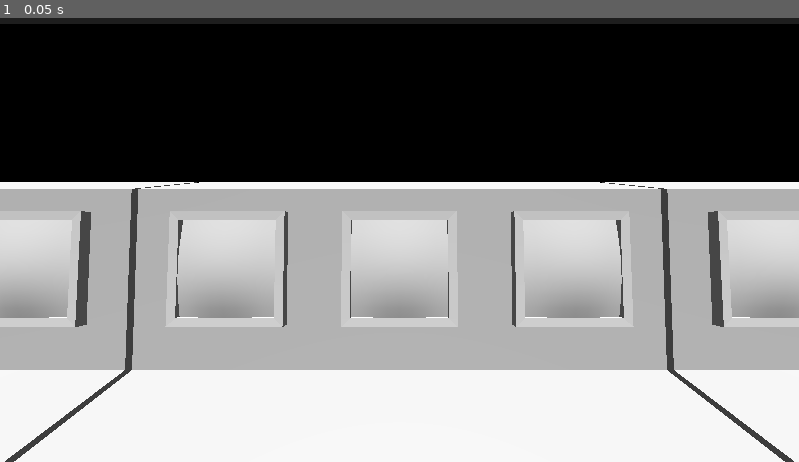
Above: before the commit, frame 1.
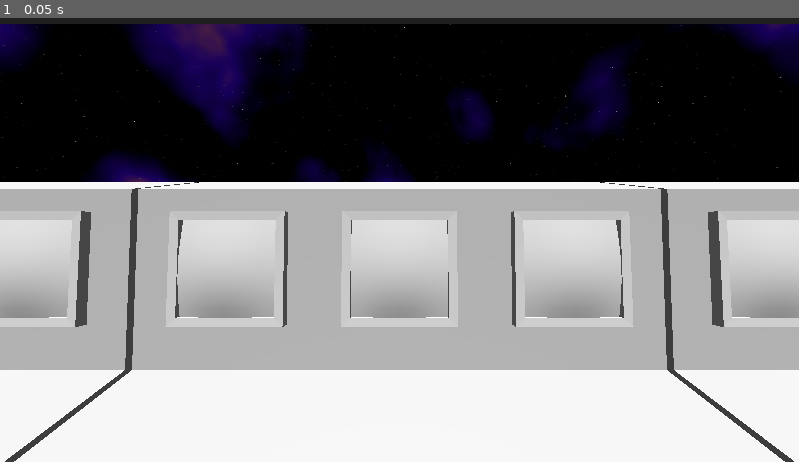
Above: after the commit, the same moment.

Repository: tmrupp/LD59
Game: Godot game, scene res://Scenes/command_center.tscn
Same seed, same stepped clock (60 frames per second), same inputs: the game is played once before the commit and once after it. This scene is started directly instead of the project's main scene.
Inputs:
- Up to frame 1 (0.05 s): no input

The runs differ from the first frame. In frame 1, 6.2% of the frame differs, in the area x 0-100%, y 1-37%.

Commit message:
Add space skybox

Diff:
--- /dev/null
+++ b/Resources/sky_gradient_1.tres
@@ -0,0 +1,5 @@
+[gd_resource type="Gradient" format=3 uid="uid://c43t8nwhx1jf0"]
+
+[resource]
+offsets = PackedFloat32Array(0, 0.4229249, 0.67193675, 1)
+colors = PackedColorArray(0, 0, 0, 1, 0, 0, 0, 1, 0.090193845, 2.529271e-05, 0.3544664, 1, 0.0006394652, 0, 0.37308142, 1)
--- /dev/null
+++ b/Resources/sky_gradient_2.tres
@@ -0,0 +1,5 @@
+[gd_resource type="Gradient" format=3 uid="uid://j5hyt830gljn"]
+
+[resource]
+offsets = PackedFloat32Array(0, 0.64426875, 0.85375494, 1)
+colors = PackedColorArray(0, 0, 0, 0, 0.12648222, 0.12648222, 0, 0.12648222, 1, 0.49803922, 0, 0.78431374, 1, 1, 1, 0.78431374)
--- /dev/null
+++ b/Resources/space_sky.gdshader
@@ -0,0 +1,85 @@
+shader_type sky;
+
+uniform float noise_weight;
+uniform float noise_bias;
+uniform float noise_frequency;
+uniform sampler2D star_light_texture : repeat_enable;
+uniform float star_density;
+
+const int ARR_LEN = 4;
+
+const float grad_1_marks[ARR_LEN] = float[](0.0, 0.4229249, 0.67193675, 1.0);
+const vec4 grad_1_colors[ARR_LEN] = vec4[](
+	vec4(0.0, 0.0, 0.0, 1.0), //black
+	vec4(0.0, 0.0, 0.0, 1.0), //black
+	vec4(0.090193845, 2.529271e-05, 0.3544664, 1.0), //purple
+	vec4(0.0006394652, 0.0, 0.37308142, 1.0) //blue
+);
+
+const float grad_2_marks[ARR_LEN] = float[](0.0, 0.64426875, 0.85375494, 1.0);
+const vec4 grad_2_colors[ARR_LEN] = vec4[](
+	vec4(0.0, 0.0, 0.0, 0.0), //transparent
+	vec4(0.12648222, 0.12648222, 0.0, 0.12648222), // mostly transparent slight yellow
+	vec4(1.0, 0.49803922, 0.0, 0.78431374), // partially transparent orange
+	vec4(1.0, 1.0, 1.0, 0.78431374) // partially transparent white
+);
+
+vec4 get_color(float[ARR_LEN] marks, vec4[ARR_LEN] colors, float n) {
+	int found_index = ARR_LEN - 1;
+	for (int i = 1; i < ARR_LEN; i++) {
+		if (n <= marks[i]) {
+			found_index = i;
+			break;
+		}
+	}
+	float mix_amount = (n - marks[found_index - 1]) / (marks[found_index] - marks[found_index - 1]);
+
+	return mix(colors[found_index - 1], colors[found_index], mix_amount);
+}
+
+vec3 hash(vec3 p) {
+    p = vec3(dot(p, vec3(127.1, 311.7, 74.7)),
+             dot(p, vec3(269.5, 183.3, 246.1)),
+             dot(p, vec3(113.5, 271.9, 124.6)));
+
+    return -1.0 + 2.0 * fract(sin(p) * 43758.5453123);
+}
+
+float noise(vec3 p) {
+	  vec3 i = floor(p);
+  vec3 f = fract(p);
+  vec3 u = f * f * (3.0 - 2.0 * f);
+
+  return mix(mix(mix(dot(hash(i + vec3(0.0, 0.0, 0.0)), f - vec3(0.0, 0.0, 0.0)),
+                     dot(hash(i + vec3(1.0, 0.0, 0.0)), f - vec3(1.0, 0.0, 0.0)), u.x),
+                 mix(dot(hash(i + vec3(0.0, 1.0, 0.0)), f - vec3(0.0, 1.0, 0.0)),
+                     dot(hash(i + vec3(1.0, 1.0, 0.0)), f - vec3(1.0, 1.0, 0.0)), u.x), u.y),
+             mix(mix(dot(hash(i + vec3(0.0, 0.0, 1.0)), f - vec3(0.0, 0.0, 1.0)),
+                     dot(hash(i + vec3(1.0, 0.0, 1.0)), f - vec3(1.0, 0.0, 1.0)), u.x),
+                 mix(dot(hash(i + vec3(0.0, 1.0, 1.0)), f - vec3(0.0, 1.0, 1.0)),
+                     dot(hash(i + vec3(1.0, 1.0, 1.0)), f - vec3(1.0, 1.0, 1.0)), u.x), u.y), u.z );
+}
+
+void sky() {
+	float theta = SKY_COORDS.y * PI;
+	float phi = SKY_COORDS.x * TAU;
+	vec3 unit = vec3(0.0, 0.0, 0.0);
+
+	unit.x = sin(phi) * sin(theta);
+	unit.y = -cos(theta);
+	unit.z = cos(phi) * sin(theta);
+	unit = normalize(unit);
+
+	float noise_val = noise_weight * noise(unit * noise_frequency) + noise_bias;
+	noise_val += 0.25 * noise_weight * noise(unit * noise_frequency * 2.0);
+	noise_val += 0.125 * noise_weight * noise(unit * noise_frequency * 4.0);
+	noise_val += 0.0625 * noise_weight * noise(unit * noise_frequency * 8.0);
+
+	vec3 undercolor = get_color(grad_1_marks, grad_1_colors, noise_val).rgb;
+	vec4 overcolor = get_color(grad_2_marks, grad_2_colors, noise_val);
+
+	vec3 base_space_color = mix(undercolor, overcolor.rgb, overcolor.a);
+	vec3 star_light_layer = vec3(pow(texture(star_light_texture, SKY_COORDS).r, star_density));
+
+	COLOR = mix(base_space_color, star_light_layer, star_light_layer.r);
+}
--- a/Scenes/command_center.tscn
+++ b/Scenes/command_center.tscn
@@ -1,16 +1,33 @@
 [gd_scene format=3 uid="uid://b3idugcar0g2u"]
 
+[ext_resource type="Shader" uid="uid://c44coabjath5c" path="res://Resources/space_sky.gdshader" id="1_h4dh8"]
 [ext_resource type="PackedScene" uid="uid://c1yeog1s0i3oc" path="res://3D Models/ControlCenter.glb" id="1_lv533"]
 
-[sub_resource type="ProceduralSkyMaterial" id="ProceduralSkyMaterial_8dmo1"]
-sky_horizon_color = Color(0.66224277, 0.6717428, 0.6867428, 1)
-ground_horizon_color = Color(0.66224277, 0.6717428, 0.6867428, 1)
+[sub_resource type="FastNoiseLite" id="FastNoiseLite_h4dh8"]
+noise_type = 2
+frequency = 0.27
+fractal_type = 0
+
+[sub_resource type="NoiseTexture2D" id="NoiseTexture2D_kesst"]
+width = 1024
+height = 1024
+noise = SubResource("FastNoiseLite_h4dh8")
+seamless = true
+invert = true
+
+[sub_resource type="ShaderMaterial" id="ShaderMaterial_kesst"]
+shader = ExtResource("1_h4dh8")
+shader_parameter/noise_weight = 0.735
+shader_parameter/noise_bias = 0.42
+shader_parameter/noise_frequency = 4.385
+shader_parameter/star_light_texture = SubResource("NoiseTexture2D_kesst")
+shader_parameter/star_density = 16.0
 
 [sub_resource type="Sky" id="Sky_t0o22"]
-sky_material = SubResource("ProceduralSkyMaterial_8dmo1")
+sky_material = SubResource("ShaderMaterial_kesst")
 
 [sub_resource type="Environment" id="Environment_jcws5"]
-background_mode = 1
+background_mode = 2
 sky = SubResource("Sky_t0o22")
 ambient_light_source = 2
 ambient_light_color = Color(0.2231029, 0.2231029, 0.22310287, 1)
Not shown, added: Resources/space_sky.gdshader.uid
